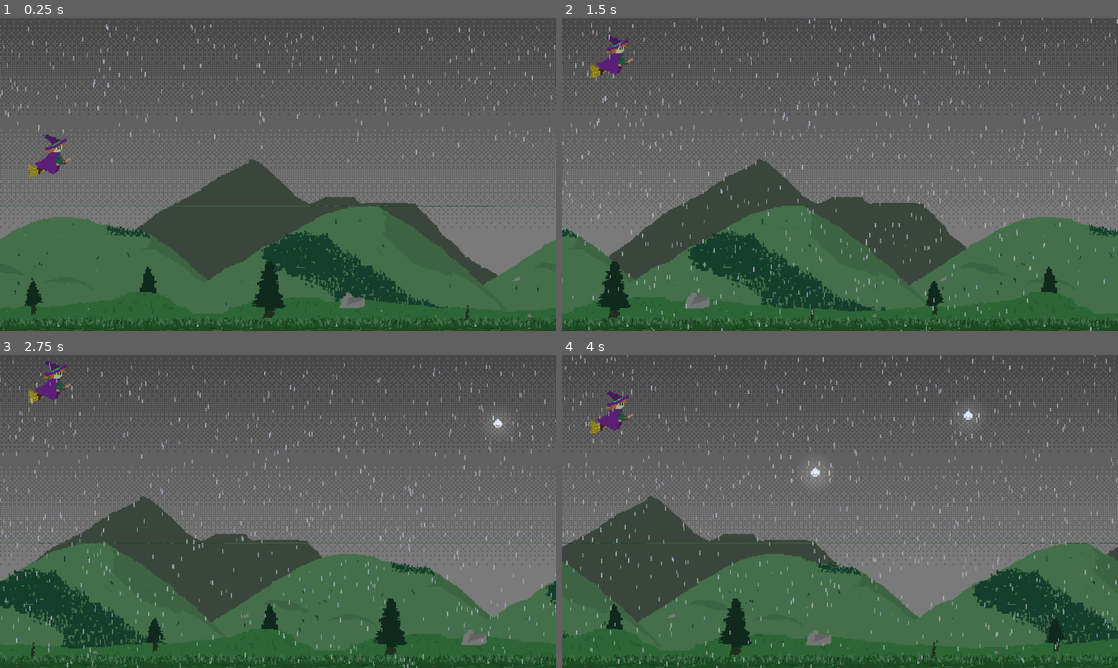
Above: before the commit, frames 1-4 (two rows, left to right).
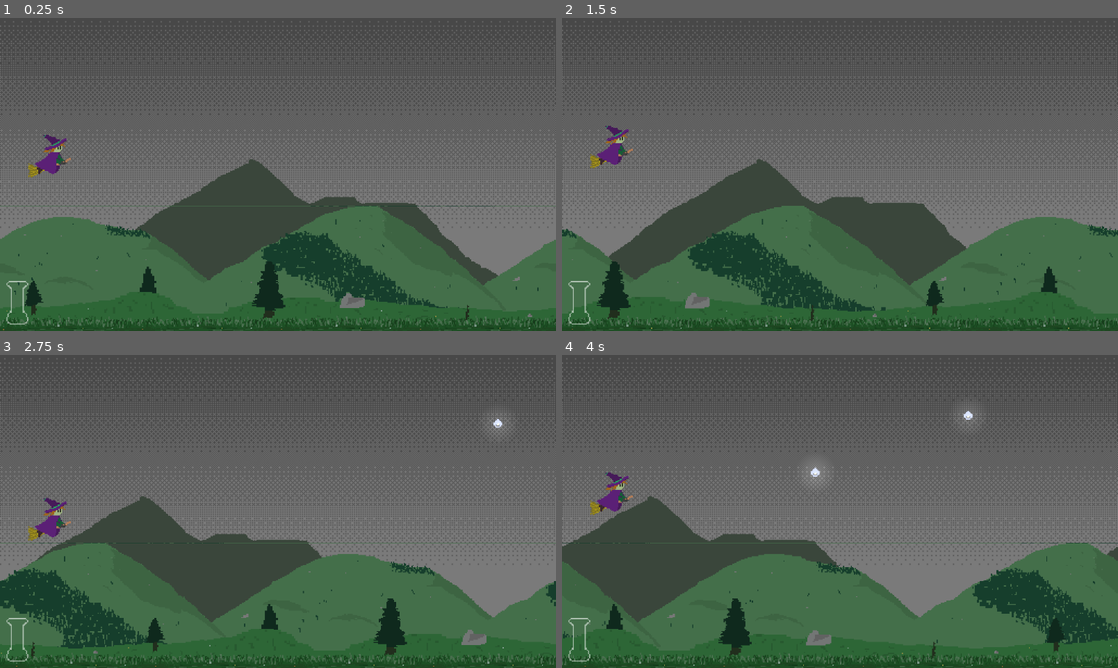
Above: after the commit, the same moments.

Repository: ClementRivaille/storm-witch
Game: Godot game, scene res://main.tscn
The game is run twice, just before and just after one commit, with the same random seed, the same clock (stepped at 60 frames per second) and the same inputs.
Inputs:
- Up to frame 1 (0.25 s): no input
- Up to frame 2 (1.5 s): hold Up (up) 0.53-1.28 s; hold Space (jump) 0.53-1.28 s; hold Down (down) from 1.28 s (still down); tap Space (jump) at 1.35 s
- Up to frame 3 (2.75 s): tap Space (jump) at 1.52, 1.82 s; release Down (down) at 2.03 s; hold Up (up) from 2.03 s (still down); hold Space (jump) from 2.03 s (still down)
- Up to frame 4 (4 s): release Space (jump) at 2.78 s; tap Space (jump) at 2.85, 3.02, 3.32 s; release Up (up) at 3.53 s; hold Down (down) from 3.53 s (still down); hold Space (jump) from 3.53 s (still down)

The runs differ from the first frame. In frame 1, 0.8% of the frame differs, in the area x 0-100%, y 2-98%; in frame 2, 2.7%; in frame 3, 2.7%; in frame 4, 2.8%, in the area x 0-100%, y 0-100%.

Commit message:
feat: flask

Diff:
--- a/main.tscn
+++ b/main.tscn
@@ -7,6 +7,7 @@
 [ext_resource type="PackedScene" uid="uid://dv8twkwefv6ah" path="res://scenes/Witch.tscn" id="4_8ogh1"]
 [ext_resource type="PackedScene" uid="uid://ch6fxv74jneia" path="res://scenes/PearlDrop.tscn" id="6_3y7f5"]
 [ext_resource type="Script" path="res://scripts/PearlSpawner.gd" id="6_dhbuv"]
+[ext_resource type="PackedScene" uid="uid://vrgbl8wteowy" path="res://scenes/Flask.tscn" id="8_nrlv5"]
 
 [sub_resource type="Gradient" id="Gradient_2dxoe"]
 colors = PackedColorArray(1, 1, 1, 0.701961, 1, 1, 1, 1)
@@ -43,7 +44,7 @@
 energy = 0.2
 blend_mode = 1
 range_layer_min = -9
-range_layer_max = 100
+range_layer_max = 1
 height = 1.0
 max_distance = 720.0
 
@@ -54,6 +55,7 @@
 z_as_relative = false
 texture_filter = 1
 position = Vector2(900, 0)
+emitting = false
 amount = 1000
 process_material = SubResource("ParticleProcessMaterial_mr0yl")
 texture = ExtResource("3_1wp1n")
@@ -95,3 +97,28 @@
 drop_asset = ExtResource("6_3y7f5")
 
 [node name="Timer" type="Timer" parent="PearlSpawner"]
+
+[node name="CanvasLayer" type="CanvasLayer" parent="."]
+layer = 5
+follow_viewport_enabled = true
+
+[node name="UI" type="Control" parent="CanvasLayer"]
+top_level = true
+light_mask = 2
+layout_mode = 3
+anchors_preset = 15
+anchor_right = 1.0
+anchor_bottom = 1.0
+offset_left = 15.0
+offset_bottom = -15.0
+grow_horizontal = 2
+grow_vertical = 2
+
+[node name="Flask" parent="CanvasLayer/UI" instance=ExtResource("8_nrlv5")]
+layout_mode = 1
+anchors_preset = 2
+anchor_top = 1.0
+anchor_bottom = 1.0
+offset_top = -100.0
+offset_bottom = 0.0
+grow_vertical = 0
--- a/project.godot
+++ b/project.godot
@@ -14,6 +14,10 @@
 run/main_scene="res://main.tscn"
 config/features=PackedStringArray("4.0", "GL Compatibility")
 config/icon="res://icon.svg"
+
+[autoload]
+
+StoreState="*res://scenes/Store.tscn"
 
 [display]
 
--- /dev/null
+++ b/scenes/Flask.tscn
@@ -0,0 +1,47 @@
+[gd_scene load_steps=5 format=3 uid="uid://vrgbl8wteowy"]
+
+[ext_resource type="Texture2D" uid="uid://dhe4dod7guy3n" path="res://assets/sprites/flask/flask_water.png" id="1_454h3"]
+[ext_resource type="Script" path="res://scripts/Flask.gd" id="1_wexm5"]
+[ext_resource type="Texture2D" uid="uid://cl2o0c65q07sq" path="res://assets/sprites/flask/flask_outline.png" id="2_4tjbh"]
+[ext_resource type="Texture2D" uid="uid://6d4uerc20kwm" path="res://assets/sprites/flask/flask_sparkles.png" id="3_8fa05"]
+
+[node name="Flask" type="Control"]
+texture_filter = 1
+layout_mode = 3
+anchors_preset = 0
+offset_right = 50.0
+offset_bottom = 100.0
+script = ExtResource("1_wexm5")
+empty_modulate = Color(1, 1, 1, 0.552941)
+
+[node name="Fill" type="Control" parent="."]
+clip_children = 1
+clip_contents = true
+layout_mode = 1
+anchor_right = 1.0
+anchor_bottom = 1.0
+grow_horizontal = 2
+grow_vertical = 2
+rotation = -3.14159
+pivot_offset = Vector2(25, 50)
+
+[node name="TextureRect2" type="TextureRect" parent="Fill"]
+self_modulate = Color(1, 1, 1, 0.992157)
+layout_mode = 0
+offset_right = 50.0
+offset_bottom = 100.0
+texture = ExtResource("1_454h3")
+flip_v = true
+
+[node name="Outline" type="TextureRect" parent="."]
+layout_mode = 0
+offset_right = 50.0
+offset_bottom = 100.0
+texture = ExtResource("2_4tjbh")
+
+[node name="Sparkles" type="TextureRect" parent="."]
+self_modulate = Color(1, 1, 1, 0)
+layout_mode = 0
+offset_right = 50.0
+offset_bottom = 100.0
+texture = ExtResource("3_8fa05")
--- /dev/null
+++ b/scenes/Store.tscn
@@ -0,0 +1,6 @@
+[gd_scene load_steps=2 format=3 uid="uid://bjypoqxno4hlt"]
+
+[ext_resource type="Script" path="res://scripts/Store.gd" id="1_mybmm"]
+
+[node name="Node2D" type="Node2D"]
+script = ExtResource("1_mybmm")
--- /dev/null
+++ b/scripts/Flask.gd
@@ -0,0 +1,49 @@
+extends Control
+class_name Flask
+
+@onready var store: Store = StoreState
+@onready var fill: Control = $Fill
+@onready var sparkles: TextureRect = $Sparkles
+
+@export var empty_modulate: Color
+
+var tween: Tween
+
+func _ready() -> void:
+  store.pearls_updated.connect(update_fill)
+  store.pearls_consumed.connect(use_flask)
+  fill.anchor_bottom = 0.0
+  modulate = empty_modulate
+
+func update_fill(nb_pearls: int):
+  var level: float = float(nb_pearls) / float(store.max_pearls)
+  if (tween && tween.is_running()):
+    tween.kill()
+
+  tween = create_tween()
+  tween.set_parallel(true)
+  tween.tween_property(fill, "anchor_bottom", level, 0.2
+    ).set_ease(Tween.EASE_IN_OUT
+    ).set_trans(Tween.TRANS_SINE)
+
+  if modulate.a < 1 && store.can_jump():
+    tween.tween_property(self, "modulate", Color.WHITE, 0.1
+      ).set_ease(Tween.EASE_IN
+      ).set_trans(Tween.TRANS_SINE)
+  elif !store.can_jump() && modulate.a == 1:
+    tween.tween_property(self, "modulate", empty_modulate, 0.1
+      ).set_ease(Tween.EASE_OUT
+      ).set_trans(Tween.TRANS_SINE)
+
+  if store.can_levelup() && sparkles.self_modulate.a == 0:
+    tween.tween_property(sparkles, "self_modulate", Color.WHITE, 0.2
+    ).set_ease(Tween.EASE_OUT
+    ).set_trans(Tween.TRANS_SINE)
+
+func use_flask():
+  sparkles.self_modulate = Color.WHITE
+
+  var sparkles_tween = create_tween()
+  sparkles_tween.tween_property(sparkles, "self_modulate", Color.TRANSPARENT, 0.4
+    ).set_ease(Tween.EASE_IN
+    ).set_trans(Tween.TRANS_SINE)
--- a/scripts/PearlSpawner.gd
+++ b/scripts/PearlSpawner.gd
@@ -10,6 +10,7 @@
 @export var drop_asset: PackedScene
 
 @onready var timer: Timer = $Timer
+var store: Store
 
 var active := false
 var drops: Array[PearlDrop] = []
@@ -17,6 +18,7 @@
 
 func _ready() -> void:
   timer.connect("timeout", spawn_drop)
+  store = StoreState
 
 func set_speed(speed: float):
   drops_speed = speed
@@ -32,7 +34,7 @@
   var drop: PearlDrop = drop_asset.instantiate()
   drop.position.y = randf_range(min_height, max_height)
   add_child(drop)
-  drop.collected.connect(remove_drop)
+  drop.collected.connect(collect_pearl)
   drop.missed.connect(remove_drop)
   drop.set_speed(drops_speed, 100)
   drops.push_front(drop)
@@ -43,6 +45,10 @@
   timer.wait_time = randf_range(min_delay, max_delay)
   timer.start()
 
+func collect_pearl(drop: PearlDrop):
+  store.collect_pearl()
+  remove_drop(drop)
+
 func remove_drop(drop: PearlDrop):
   drops.erase(drop)
   drop.queue_free()
--- /dev/null
+++ b/scripts/Store.gd
@@ -0,0 +1,30 @@
+extends Node2D
+class_name Store
+
+@export var max_pearls := 10
+@export var jump_cost := 3
+@export var levelup_cost := 5
+
+var pearls := 0
+
+signal pearls_updated(value: int)
+signal pearls_consumed
+
+func collect_pearl():
+  pearls = mini(pearls+ 1, max_pearls)
+  pearls_updated.emit(pearls)
+
+func can_jump() -> bool:
+  return pearls >= jump_cost
+
+func can_levelup() -> bool:
+  return pearls >= max_pearls
+
+func jump():
+  pearls = maxi(pearls - jump_cost, 0)
+  pearls_updated.emit(pearls)
+  pearls_consumed.emit()
+
+func levelup():
+  pearls = maxi(pearls - levelup_cost, 0)
+  pearls_updated.emit(pearls)
--- a/scripts/Witch.gd
+++ b/scripts/Witch.gd
@@ -21,6 +21,7 @@
 
 @onready var lock: Timer = $Lock
 @onready var debug: Label = $debug
+@onready var store: Store = StoreState
 
 signal collect_pearl
 signal fall
@@ -57,9 +58,10 @@
   move_and_slide()
 
 func _input(event: InputEvent) -> void:
-  if event.is_action_pressed("jump") && !locked:
+  if event.is_action_pressed("jump") && !locked && store.can_jump():
     locked = true
     velocity.y = -jump_strength
+    store.jump()
 
     lock.wait_time = jump_time
     lock.start()
Binary file added: assets/sprites/flask/flask_outline.png
Not shown, added: assets/sprites/flask/flask_outline.png.import
Binary file added: assets/sprites/flask/flask_sparkles.png
Not shown, added: assets/sprites/flask/flask_sparkles.png.import
Binary file added: assets/sprites/flask/flask_water.png
Not shown, added: assets/sprites/flask/flask_water.png.import
Not shown: 1 places in main.tscn that only renumber resources
Not shown, added: assets/sprites/pixelorama/flask.pxo
